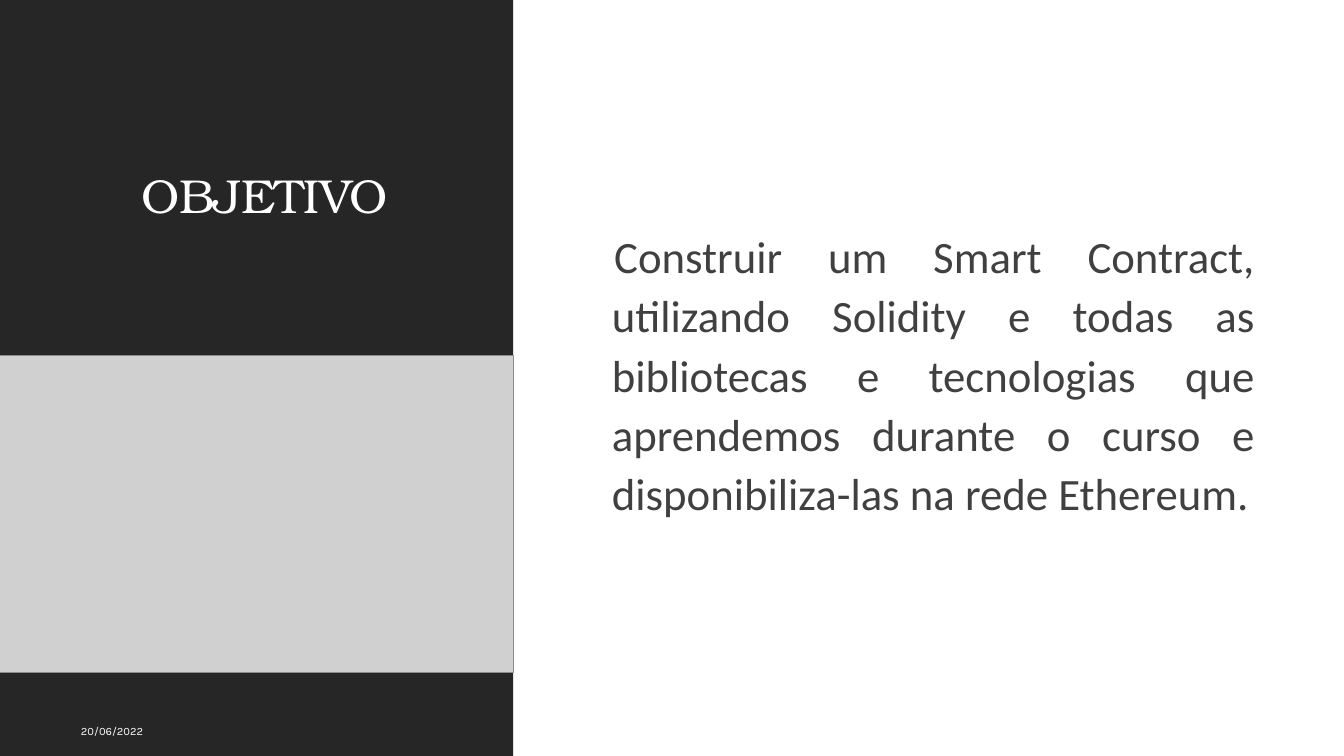
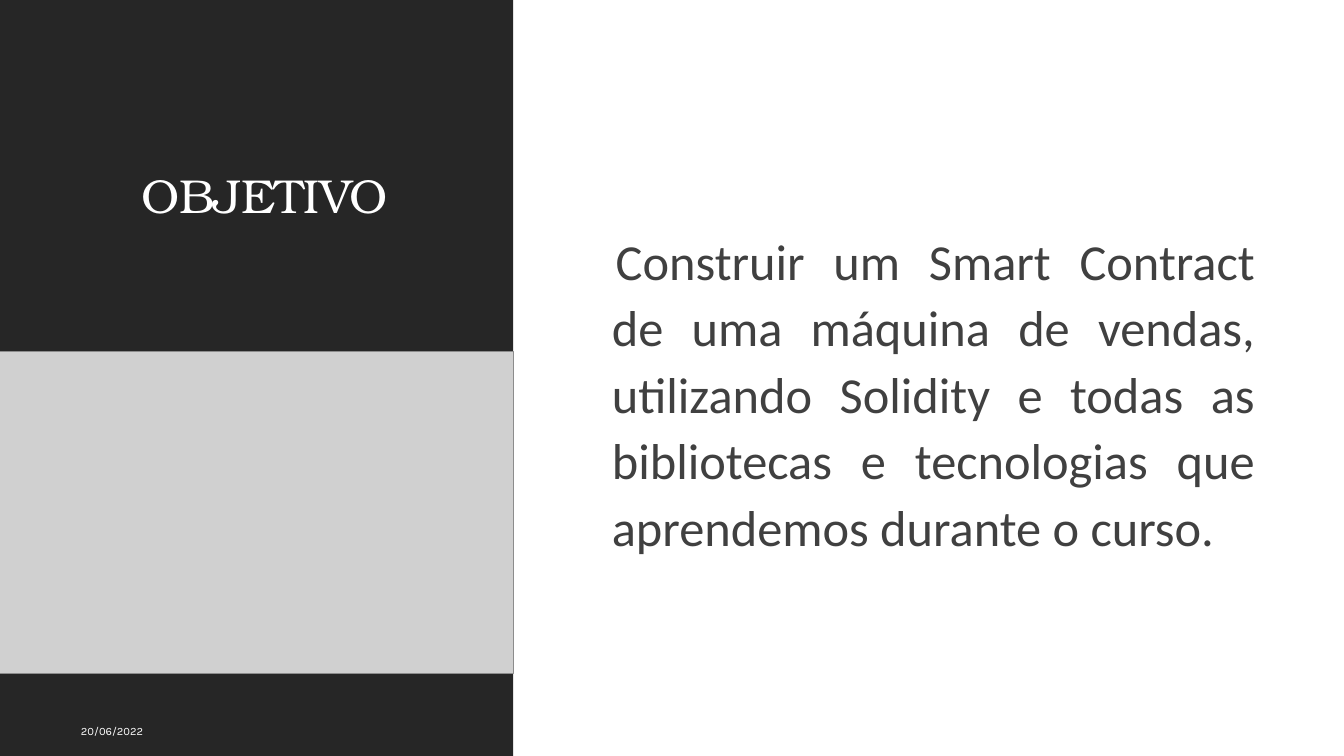
Before and after one commit to Hiramek1/gamacoin-cryptodev, a slide deck: slide 4 of presentation/Sollunah Coin.pptx. Drawn at 1344x756 pixels with LibreOffice and Linux fonts; fonts in the diff are those of the drawing; grey boxes stand for pictures. Boxes give left, top, right and bottom in pixels: in the first picture for what was removed or moved away, otherwise in the second. Text is boxed around its words. In the diff, an @@ line names an element or a change of style, - is before the commit and + after.

Commit message:
Update Objetivos, update Power Point

```diff
--- a/presentation/Sollunah Coin.pptx
+++ b/presentation/Sollunah Coin.pptx
@@ text at box(612, 245, 1255, 554): text changed; size 32 to 36 pt @@
-  Construir um Smart Contract, utilizando Solidity e todas as bibliotecas e tecnologias que aprendemos durante o curso e disponibiliza-las na rede Ethereum.
+  Construir um Smart Contract de uma máquina de vendas, utilizando Solidity e todas as bibliotecas e tecnologias que aprendemos durante o curso.
@@ picture: place and size @@
-picture at box(0, 355, 514, 673)
+picture at box(0, 351, 513, 673)
```
Also in this commit, not shown: 1 other file.
